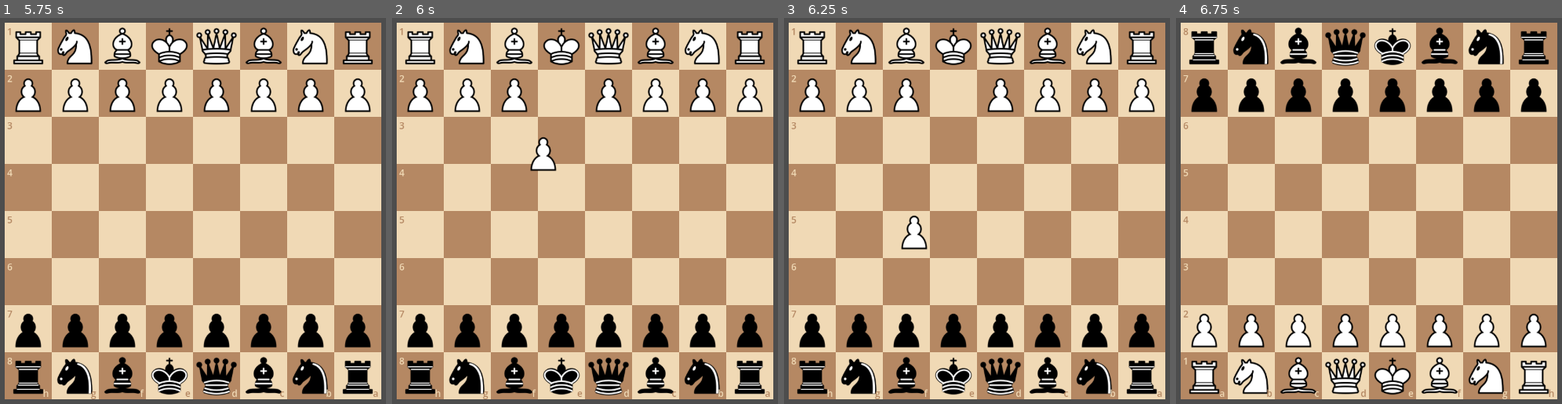
Above: before the commit, frames 1-4 (left to right).
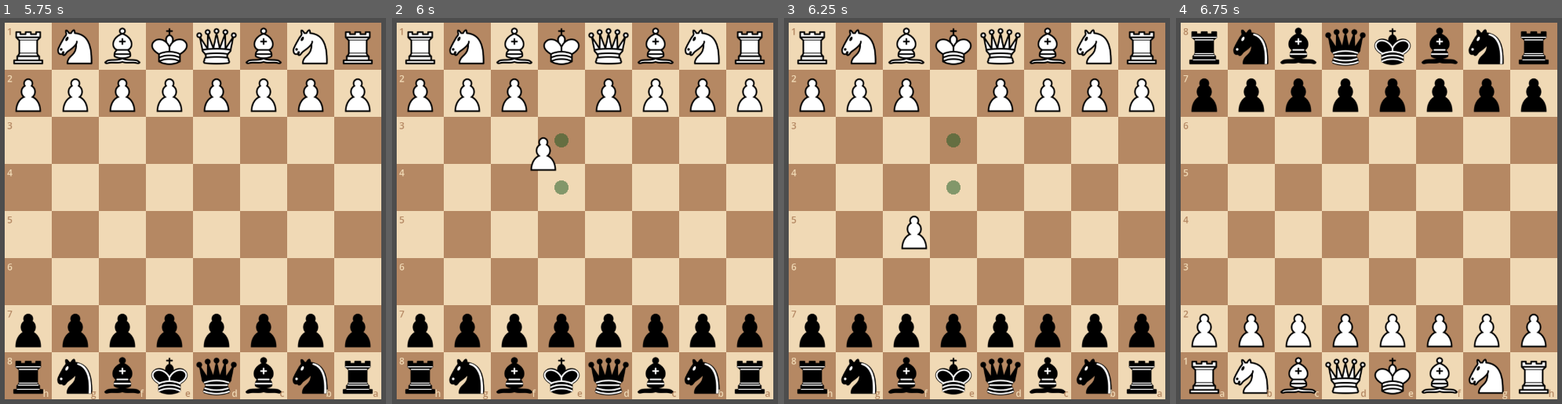
Above: after the commit, the same moments.

Repository: Laginho/P-Chess
Game: Godot game, scene res://ui/main.tscn
Two runs of this game, one before a commit and one after it. Both use one fixed random seed, a clock stepped at 60 frames per second and the inputs below.
Inputs (mouse positions are in pixels of both pictures, inside the frame that each line leads up to):
- Up to frame 1 (5.75 s): tap Enter at 0.5, 2, 3.5 s; drag from (193, 211) to (320, 126) at 0.52 s; tap Space at 1.25, 2.75, 4.25 s; drag from (outside the picture) to (223, 288) at 1.27 s; move the mouse to (320, 126) at 2.02 s; tap F at 2.1, 3.6, 5.1 s; click (320, 126) at 2.17 s; drag from (223, 288) to (65, 153) at 2.77 s; move the mouse to (outside the picture) at 3.52 s; click (outside the picture) at 3.67 s; tap Escape at 4.15 s; drag from (65, 153) to (162, 114) at 4.27 s; move the mouse to (285, 211) at 5.02 s; click (285, 211) at 5.17 s
- Up to frame 2 (6 s): drag from (554, 114) to (523, 230) at 5.77 s
- Up to frame 3 (6.25 s): no input
- Up to frame 4 (6.75 s): move the mouse to (outside the picture) at 6.52 s; tap F at 6.6 s; click (outside the picture) at 6.67 s

Frame 1 is identical in both runs. In frame 2, 0.2% of the frame differs, in the area x 42-46%, y 29-46%; in frame 3, 0.2%; in frame 4, nothing differs.

Commit message:
feat: last-move and check highlights, target dots, slides, promotion picker, material counter (UI-002)
Lichess-style board feedback (§8.4). Non-dragged moves go through
BoardView.play() and slide for slide_seconds (0 is instant); drags commit in
place. A promotion drop opens PromotionPicker; cancelling puts the pawn back.
main.gd's material_balance() is the pure per-role surplus behind the counter.

Co-Authored-By: Claude Opus 5.5 <noreply@anthropic.com>

Diff:
--- a/ui/board_view.gd
+++ b/ui/board_view.gd
@@ -10,6 +10,14 @@
 # shortcut: read as raw SVG, so the Windows export (CI-002) must ship *.svg as non-resource files.
 const PIECES := "res://themes/pieces/cburnett/"
 const SNAP_BACK_SECONDS := 0.15
+const LAST_MOVE := Color(0.61, 0.78, 0, 0.41)
+const CHECK := Color(1, 0, 0, 0.6)
+const TARGET := Color(0.08, 0.33, 0.12, 0.5)
+
+# How long a move that was not dragged (the bot's, a premove) slides; 0 is instant.
+@export var slide_seconds := 0.12
+# Dots on the held piece's empty targets, rings on its captures.
+@export var show_targets := true
 
 var game:
 	set(value):
@@ -31,6 +39,19 @@
 		_drag_pos = value
 		queue_redraw()
 var _snapping := false
+# The held piece's legal moves, UCI.
+var _held_moves := PackedStringArray()
+# The sliding piece's destination; "" when nothing slides.
+var _slide_to := ""
+var _slide_pos := Vector2.ZERO:
+	set(value):
+		_slide_pos = value
+		queue_redraw()
+var _slide: Tween
+# From and to of the promotion waiting on the picker.
+var _promoting := ""
+
+@onready var _picker = $PromotionPicker
 
 
 # The square under a point measured from the board's top-left corner; "" off the board.
@@ -62,18 +83,49 @@
 		_textures[piece] = ImageTexture.create_from_image(image)
 	texture_filter = TEXTURE_FILTER_LINEAR_WITH_MIPMAPS
 	resized.connect(queue_redraw)
+	_picker.picked.connect(func(piece: String) -> void: _commit(_promoting + piece, false))
+	_picker.cancelled.connect(_end_snap_back)
+
+
+# A move not dragged on the board (the bot's, a premove); false when it is illegal.
+func play(move: String) -> bool:
+	if game.is_over() or not move in game.board.legal_moves():
+		return false
+	_commit(move, true)
+	return true
 
 
 func _draw() -> void:
 	var side := _side()
 	var cell := Vector2.ONE * side / 8
+	var last: String = game.moves[-1] if game and game.moves else ""
+	var checked := ""
+	if game and game.board.in_check():
+		checked = "K" if game.board.side_to_move == "w" else "k"
 	for i in 64:
 		var square: String = "abcdefgh"[i % 8] + str(i / 8 + 1)
 		var at := _corner() + square_position(square, side, flipped)
 		draw_rect(Rect2(at, cell), LIGHT if _is_light(square) else DARK)
-		if game and square != _drag_from:
-			_draw_piece(game.board.piece_at(square), at, cell)
+		if last and square in [last.substr(0, 2), last.substr(2, 2)]:
+			draw_rect(Rect2(at, cell), LAST_MOVE)
+		var piece: String = game.board.piece_at(square) if game else ""
+		if checked and piece == checked:
+			draw_circle(at + cell / 2, cell.x / 2, CHECK)
+		if square != _drag_from and square != _slide_to:
+			_draw_piece(piece, at, cell)
 	_draw_coordinates(cell.x)
+	if show_targets:
+		for move in _held_moves:
+			# A promotion is four moves to one square: mark it once.
+			if move.length() == 5 and move[4] != "q":
+				continue
+			var to := move.substr(2, 2)
+			if game.board.piece_at(to):
+				draw_arc(_centre(to), cell.x * 0.45, 0, TAU, 48, TARGET, cell.x * 0.08)
+			else:
+				draw_circle(_centre(to), cell.x * 0.15, TARGET)
+	if _slide_to:
+		_draw_piece(game.board.piece_at(_slide_to), _slide_pos - cell / 2, cell)
 	if _drag_from:
 		_draw_piece(game.board.piece_at(_drag_from), _drag_pos - cell / 2, cell)
 
@@ -116,24 +168,61 @@
 	var square := square_at(point - _corner(), _side(), flipped)
 	var piece: String = game.board.piece_at(square) if square else ""
 	if piece and (piece == piece.to_upper()) == (game.board.side_to_move == "w"):
+		_end_slide()
 		_drag_from = square
 		_drag_pos = point
+		for move in game.board.legal_moves():
+			if move.begins_with(square):
+				_held_moves.append(move)
 
 
 func _drop(point: Vector2) -> void:
 	var to := square_at(point - _corner(), _side(), flipped)
-	var move := _legal_move(_drag_from + to) if to else ""
-	if move:
-		var san: String = game.board.san(move)
-		game.play(move)
-		_drag_from = ""
-		queue_redraw()
-		move_played.emit(san)
-		return
-	_snapping = true
-	var tween := create_tween().set_trans(Tween.TRANS_QUAD).set_ease(Tween.EASE_OUT)
-	tween.tween_property(self, "_drag_pos", _centre(_drag_from), SNAP_BACK_SECONDS)
-	tween.tween_callback(_end_snap_back)
+	var moves := PackedStringArray()
+	for move in _held_moves:
+		if to and move.substr(2, 2) == to:
+			moves.append(move)
+	_held_moves.clear()
+	if moves.size() > 1:
+		_open_picker(to)
+	elif moves:
+		_commit(moves[0], false)
+	else:
+		_snapping = true
+		var tween := create_tween().set_trans(Tween.TRANS_QUAD).set_ease(Tween.EASE_OUT)
+		tween.tween_property(self, "_drag_pos", _centre(_drag_from), SNAP_BACK_SECONDS)
+		tween.tween_callback(_end_snap_back)
+
+
+# The pawn waits on the promotion square; the picker covers the board until it is answered.
+func _open_picker(to: String) -> void:
+	_promoting = _drag_from + to
+	_drag_pos = _centre(to)
+	var at := square_position(to, _side(), flipped)
+	_picker.open(_textures, game.board.side_to_move == "w", _corner() + at, _side() / 8, at.y < _side() / 2)
+
+
+# shortcut: only the moving piece slides, a castling rook jumps; slide it too if it looks wrong.
+func _commit(move: String, slide: bool) -> void:
+	var san: String = game.board.san(move)
+	game.play(move)
+	_drag_from = ""
+	if slide and slide_seconds > 0:
+		_end_slide()
+		_slide_to = move.substr(2, 2)
+		_slide_pos = _centre(move.substr(0, 2))
+		_slide = create_tween()
+		_slide.tween_property(self, "_slide_pos", _centre(_slide_to), slide_seconds)
+		_slide.tween_callback(_end_slide)
+	queue_redraw()
+	move_played.emit(san)
+
+
+func _end_slide() -> void:
+	if _slide:
+		_slide.kill()
+	_slide_to = ""
+	queue_redraw()
 
 
 func _end_snap_back() -> void:
@@ -142,14 +231,6 @@
 	queue_redraw()
 
 
-# shortcut: a promotion always becomes a queen; UI-002 brings the promotion picker.
-func _legal_move(from_to: String) -> String:
-	for move in game.board.legal_moves():
-		if move.begins_with(from_to) and (move.length() == 4 or move[4] == "q"):
-			return move
-	return ""
-
-
 func _side() -> float:
 	return minf(size.x, size.y)
 
--- a/ui/board_view.tscn
+++ b/ui/board_view.tscn
@@ -1,6 +1,7 @@
 [gd_scene format=3]
 
 [ext_resource type="Script" path="res://ui/board_view.gd" id="1"]
+[ext_resource type="PackedScene" path="res://ui/promotion_picker.tscn" id="2"]
 
 [node name="BoardView" type="Control"]
 layout_mode = 3
@@ -12,3 +13,6 @@
 size_flags_horizontal = 3
 size_flags_vertical = 3
 script = ExtResource("1")
+
+[node name="PromotionPicker" parent="." instance=ExtResource("2")]
+layout_mode = 1
--- a/ui/main.gd
+++ b/ui/main.gd
@@ -4,9 +4,28 @@
 
 const Game = preload("res://core/game.gd")
 
+# Lichess order and values (§8.4).
+const VALUES := {"q": 9, "r": 5, "b": 3, "n": 3, "p": 1}
+# Role -> glyph of a captured piece of each colour.
+const WHITE_GLYPHS := {"q": "♕", "r": "♖", "b": "♗", "n": "♘", "p": "♙"}
+const BLACK_GLYPHS := {"q": "♛", "r": "♜", "b": "♝", "n": "♞", "p": "♟"}
+
 @onready var board_view = $Layout/BoardView
 @onready var move_list = $Layout/Side/MoveList
 @onready var result_label: Label = $Layout/Side/Result
+@onready var white_material: Label = $Layout/Side/WhiteMaterial
+@onready var black_material: Label = $Layout/Side/BlackMaterial
+
+
+# Per role, the side with more of it shows the surplus as captured: "w" and "b" hold those roles,
+# queen first. "diff" is white's points minus black's, so a promotion counts the new piece, not the pawn.
+static func material_balance(board) -> Dictionary:
+	var balance := {"diff": 0, "w": "", "b": ""}
+	for role in VALUES:
+		var surplus: int = board.squares.count(role.to_upper()) - board.squares.count(role)
+		balance.diff += surplus * VALUES[role]
+		balance["w" if surplus > 0 else "b"] += role.repeat(absi(surplus))
+	return balance
 
 
 func _ready() -> void:
@@ -18,9 +37,26 @@
 func _unhandled_key_input(event: InputEvent) -> void:
 	if event.is_pressed() and not event.is_echo() and event.keycode == KEY_F:
 		board_view.flipped = not board_view.flipped
+		# Each side's material sits on that side's edge of the board.
+		white_material.get_parent().move_child(white_material, 0 if board_view.flipped else -1)
+		black_material.get_parent().move_child(black_material, -1 if board_view.flipped else 0)
 
 
 func _on_move_played(san: String) -> void:
 	move_list.add(san)
 	if board_view.game.is_over():
 		result_label.text = "%s, %s" % [board_view.game.result, board_view.game.reason]
+	var balance := material_balance(board_view.game.board)
+	white_material.text = _captured(balance.w, BLACK_GLYPHS) + _lead(balance.diff)
+	black_material.text = _captured(balance.b, WHITE_GLYPHS) + _lead(-balance.diff)
+
+
+static func _captured(roles: String, glyphs: Dictionary) -> String:
+	var text := ""
+	for role in roles:
+		text += glyphs[role]
+	return text
+
+
+static func _lead(points: int) -> String:
+	return " +%d" % points if points > 0 else ""
--- a/ui/main.tscn
+++ b/ui/main.tscn
@@ -33,9 +33,17 @@
 custom_minimum_size = Vector2(240, 0)
 layout_mode = 2
 
+[node name="BlackMaterial" type="Label" parent="Layout/Side"]
+layout_mode = 2
+theme_override_font_sizes/font_size = 20
+
 [node name="Result" type="Label" parent="Layout/Side"]
 layout_mode = 2
 autowrap_mode = 3
 
 [node name="MoveList" parent="Layout/Side" instance=ExtResource("3")]
 layout_mode = 2
+
+[node name="WhiteMaterial" type="Label" parent="Layout/Side"]
+layout_mode = 2
+theme_override_font_sizes/font_size = 20
--- /dev/null
+++ b/ui/promotion_picker.gd
@@ -0,0 +1,49 @@
+extends Control
+
+# Promotion (§8.4): queen, rook, bishop and knight in a column from the promotion square towards
+# the board's centre. A click anywhere else, or Escape, cancels.
+
+signal picked(piece: String)
+signal cancelled
+
+const CHOICES := "qrbn"
+
+
+# textures: FEN letter -> texture. at: the promotion square's top-left; down: the column's direction.
+func open(textures: Dictionary, white: bool, at: Vector2, cell: float, down: bool) -> void:
+	for i in CHOICES.length():
+		var button := Button.new()
+		var piece: String = CHOICES[i].to_upper() if white else CHOICES[i]
+		button.icon = textures[piece]
+		button.expand_icon = true
+		button.focus_mode = FOCUS_NONE
+		button.position = at + Vector2(0, i * cell * (1 if down else -1))
+		button.size = Vector2.ONE * cell
+		button.pressed.connect(_close.bind(CHOICES[i]))
+		add_child(button)
+	show()
+
+
+func _draw() -> void:
+	draw_rect(Rect2(Vector2.ZERO, size), Color(0, 0, 0, 0.3))
+
+
+func _gui_input(event: InputEvent) -> void:
+	if event is InputEventMouseButton and event.pressed:
+		_close("")
+
+
+func _unhandled_key_input(event: InputEvent) -> void:
+	if visible and event.is_pressed() and event.keycode == KEY_ESCAPE:
+		get_viewport().set_input_as_handled()
+		_close("")
+
+
+func _close(piece: String) -> void:
+	hide()
+	for button in get_children():
+		button.queue_free()
+	if piece:
+		picked.emit(piece)
+	else:
+		cancelled.emit()
--- /dev/null
+++ b/ui/promotion_picker.tscn
@@ -0,0 +1,13 @@
+[gd_scene format=3]
+
+[ext_resource type="Script" path="res://ui/promotion_picker.gd" id="1"]
+
+[node name="PromotionPicker" type="Control"]
+visible = false
+layout_mode = 3
+anchors_preset = 15
+anchor_right = 1.0
+anchor_bottom = 1.0
+grow_horizontal = 2
+grow_vertical = 2
+script = ExtResource("1")
